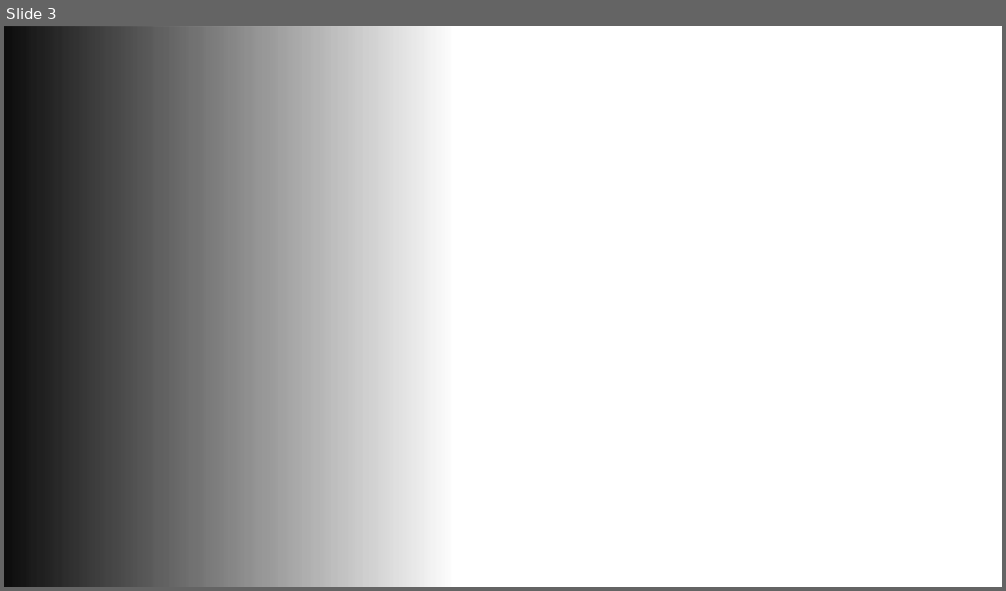
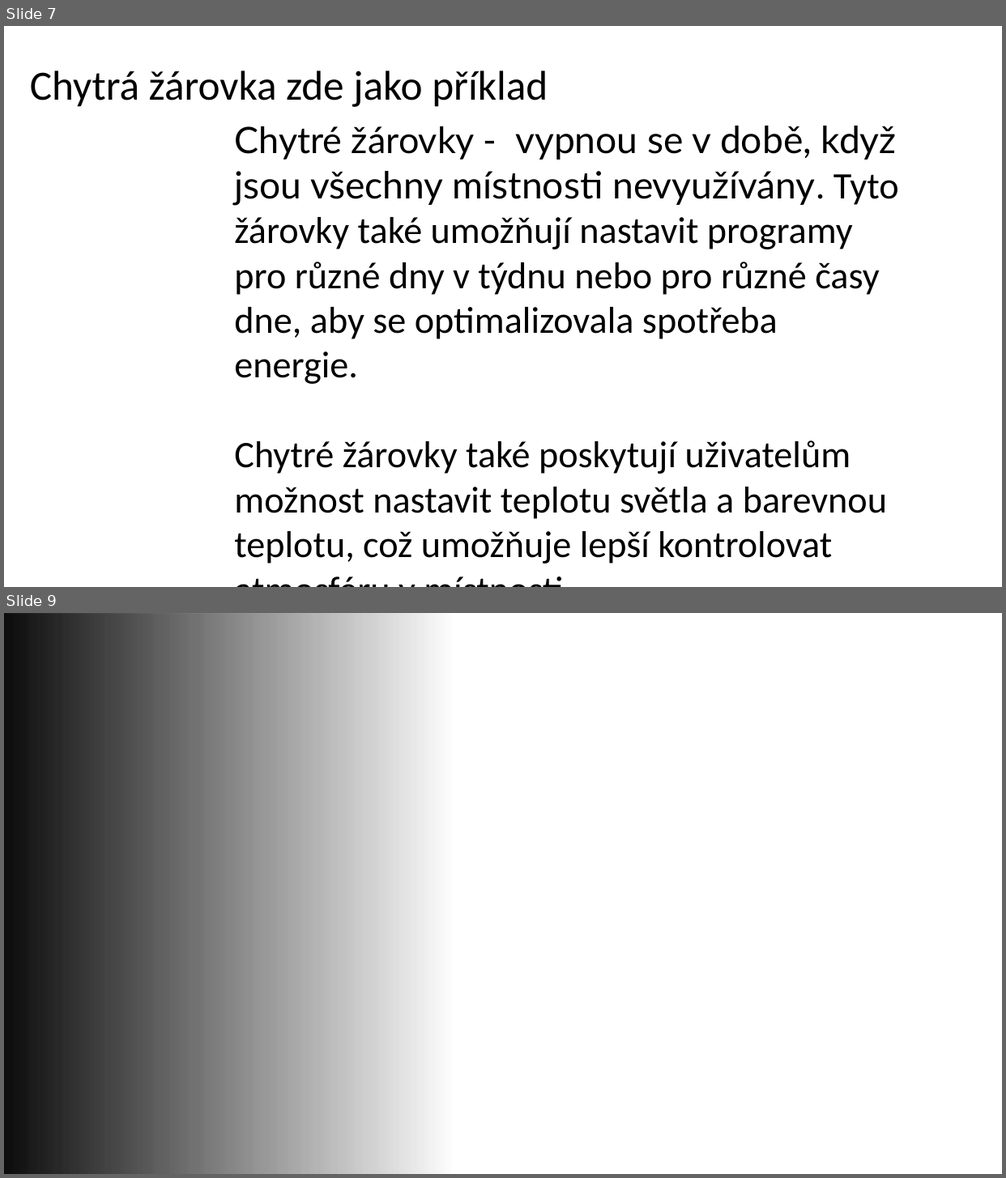
Before and after one commit to Lpavek/chytradomacnost, a slide deck: Chytrá domácnost prezentace.pptx. Shown one above the other, each under a label of ours: slide 3 before the commit, slides 7 and 9 after it; the slides between them are not shown. The pictures are 1006x591 and 1006x1178 pixels, drawn with LibreOffice and Linux fonts; fonts in the diff are those of the drawing; background and template pictures are left out. Boxes give left, top, right and bottom in pixels: in the first picture for what was removed or moved away, otherwise in the second. Text is boxed around its words. In the diff, an @@ line names an element or a change of style, - is before the commit and + after.

```diff
--- a/Chytrá domácnost prezentace.pptx
+++ b/Chytrá domácnost prezentace.pptx
@@ slide 7 added at [4, 26, 1002, 587], background #FFFFFF @@
@@ text added at [30, 71, 548, 107], 40 pt, text #000000 @@
+Chytrá žárovka zde jako příklad
@@ text added at [234, 126, 899, 564], 36 pt, text #000000 @@
+Chytré žárovky - vypnou se v době, když jsou všechny místnosti nevyužívány. Tyto žárovky také umožňují nastavit programy pro různé dny v týdnu nebo pro různé časy dne, aby se optimalizovala spotřeba energie.
+Chytré žárovky také poskytují uživatelům možnost nastavit teplotu světla a barevnou teplotu, což umožňuje lepší kontrolovat atmosféru v místnosti.
@@ what was slide 3 is now slide 9 @@
```
Also in this commit, not shown: 7 other slides added, 1 slide removed.
